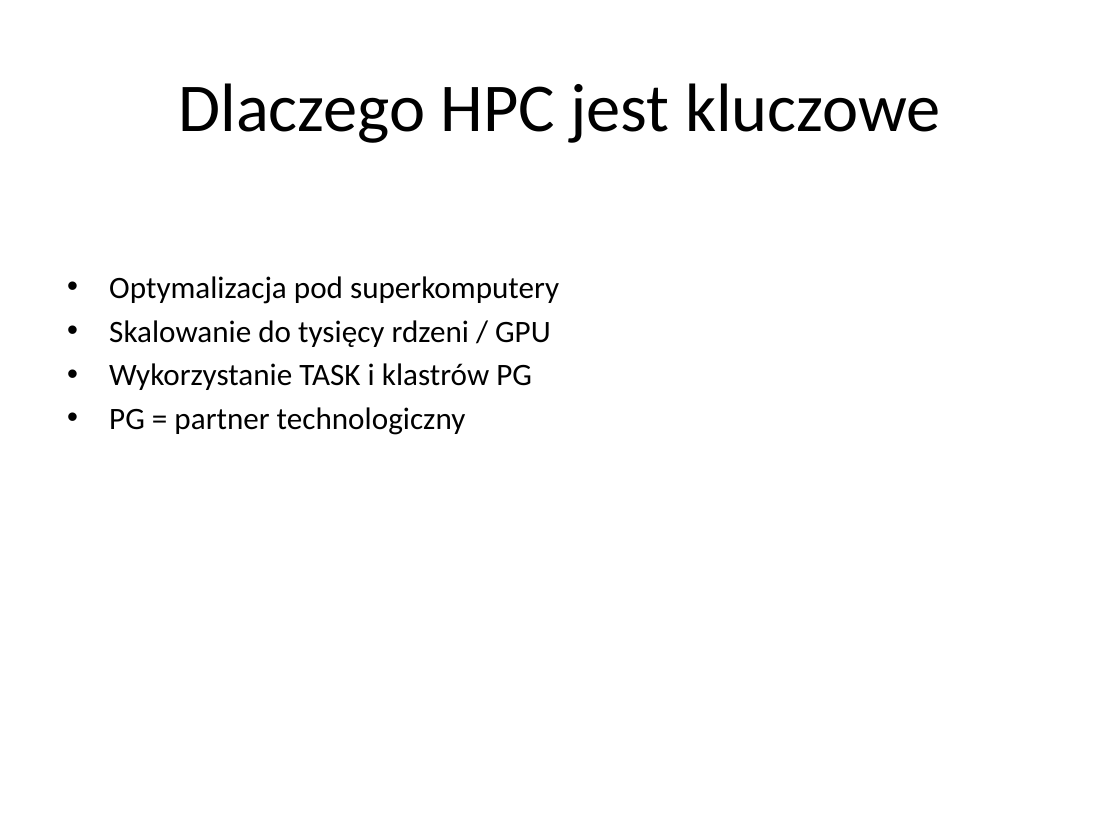
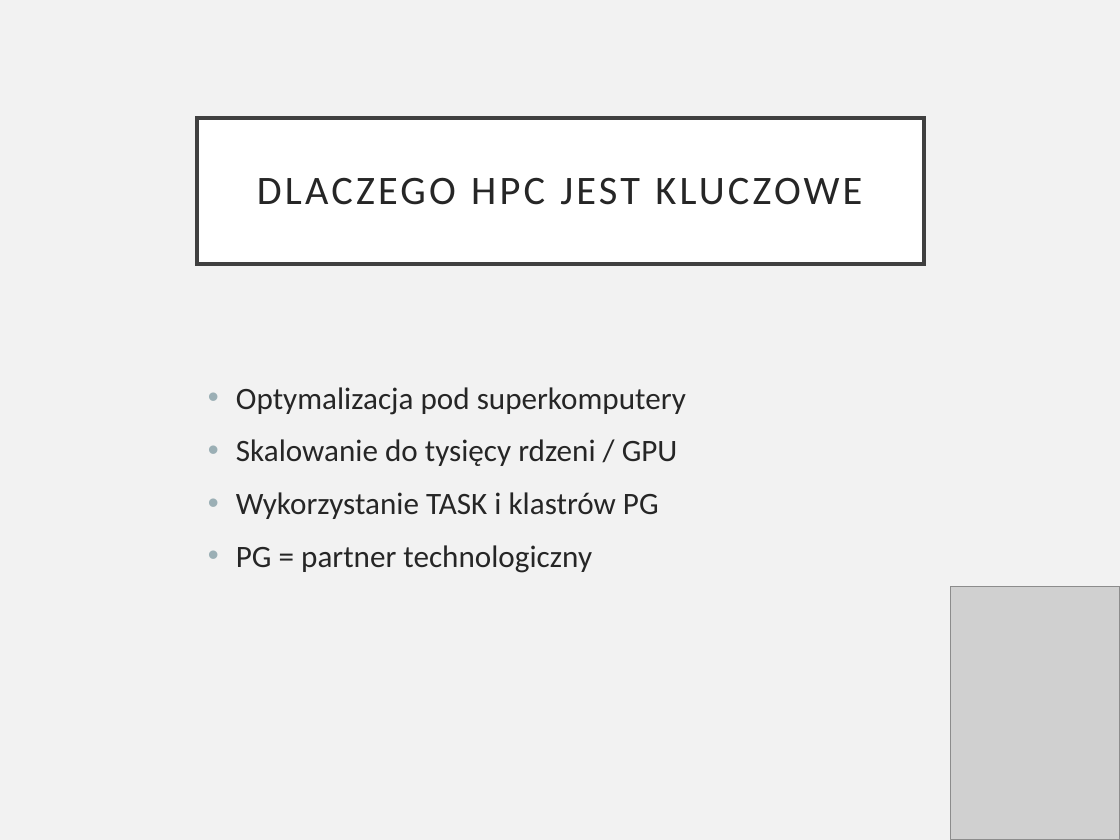
Before and after one commit to ProhunterPL/live2.0, a slide deck: slide 7 of docs/wniosek/pg współpraca live2.0/Live2.0_PG_prezentacja.pptx. Drawn at 1120x840 pixels with LibreOffice and Linux fonts; fonts in the diff are those of the drawing; grey boxes stand for pictures. Boxes give left, top, right and bottom in pixels: in the first picture for what was removed or moved away, otherwise in the second. Text is boxed around its words. In the diff, an @@ line names an element or a change of style, - is before the commit and + after.

```diff
--- a/docs/wniosek/pg współpraca live2.0/Live2.0_PG_prezentacja.pptx
+++ b/docs/wniosek/pg współpraca live2.0/Live2.0_PG_prezentacja.pptx
@@ background #FFFFFF to #F2F2F2 @@
@@ title "DLACZEGO HPC JEST KLUCZOWE": place and size @@
-title "DLACZEGO HPC JEST KLUCZOWE" at (178, 83, 940, 143)
+title "DLACZEGO HPC JEST KLUCZOWE" at (197, 118, 924, 263)
@@ title "DLACZEGO HPC JEST KLUCZOWE" at (197, 118, 924, 263): fill none to #FFFFFF; outline none to #404040 2.5 pt @@
@@ title at (257, 177, 862, 205): text changed; size 44 to 26 pt; text colour #000000 to #262626 @@
-Dlaczego HPC jest kluczowe
+DLACZEGO HPC JEST KLUCZOWE
@@ text "Optymalizacja pod superkomputery": place and size @@
-text "Optymalizacja pod superkomputery" at (109, 276, 559, 435)
+text "Optymalizacja pod superkomputery" at (236, 387, 686, 573)
@@ text "Optymalizacja pod superkomputery" at (236, 387, 686, 573): text colour #000000 to #262626; indent changed; more space between paragraphs @@
@@ picture added at (951, 587, 1120, 840) @@
```
Also in this commit, not shown: 10 other slides changed.
